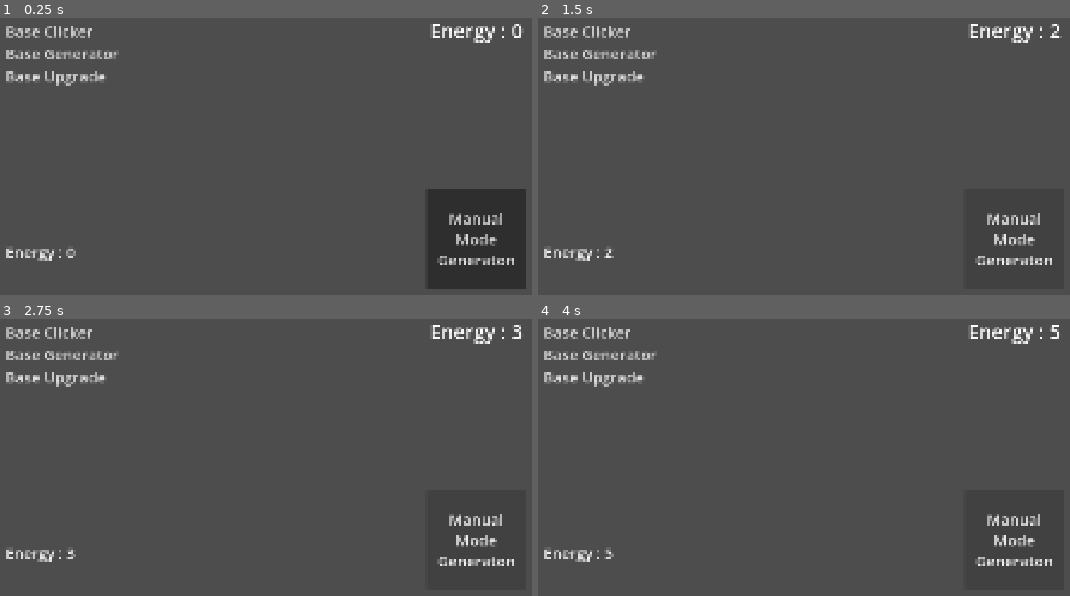
Above: before the commit, frames 1-4 (two rows, left to right).
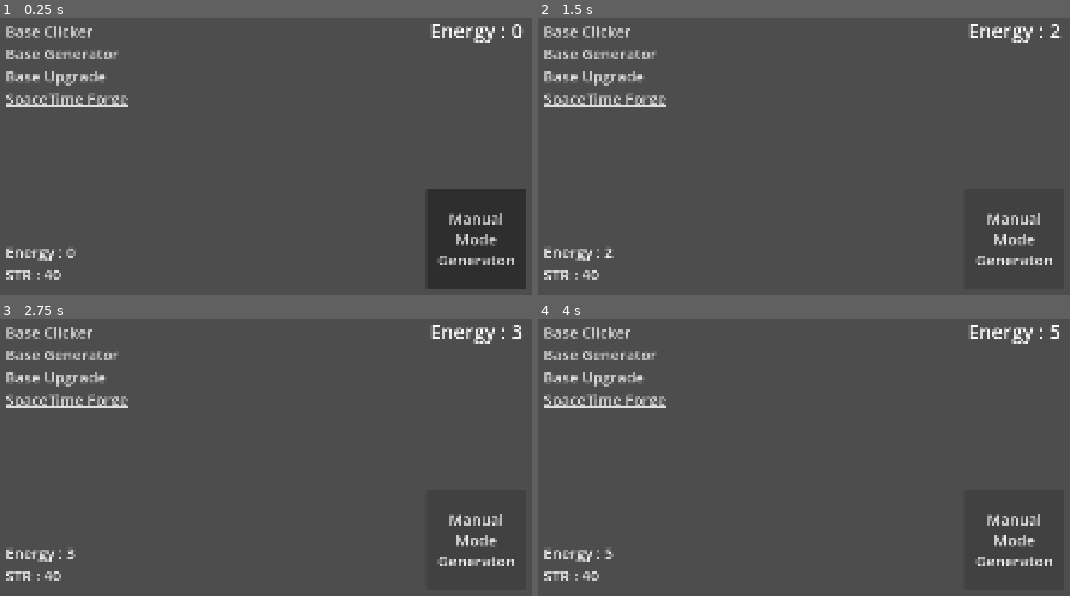
Above: after the commit, the same moments.

Repository: PikSowl/dupe-shenanigans
Game: Godot game, scene res://scenes/Game/game.tscn
The game is run twice, just before and just after one commit, with the same random seed, the same clock (stepped at 60 frames per second) and the same inputs.
Inputs:
- Up to frame 1 (0.25 s): no input
- Up to frame 2 (1.5 s): click "Manual Mode Generaton" at 0.5 s; click "Manual Mode Generaton" at 1.25 s
- Up to frame 3 (2.75 s): click "Manual Mode Generaton" at 2 s
- Up to frame 4 (4 s): tap Enter at 2.75 s; tap Space at 3.5 s

The runs differ from the first frame. In frame 1, 0.8% of the frame differs, in the area x 1-25%, y 27-95%; in frame 2, 0.8%; in frame 3, 0.8%; in frame 4, 0.8%.

Commit message:
Second currency + upgrade

Diff:
--- a/project.godot
+++ b/project.godot
@@ -34,6 +34,7 @@
 [file_customization]
 
 folder_colors={
+"res://addons/": "gray",
 "res://scenes/": "blue",
 "res://scripts/": "teal"
 }
--- a/scenes/Base/base_upgrade.tscn
+++ b/scenes/Base/base_upgrade.tscn
@@ -1,7 +1,7 @@
 [gd_scene format=3 uid="uid://blwihf3rlc7nh"]
 
 [ext_resource type="Script" uid="uid://bpsafw3h56e3p" path="res://scripts/Base/base_upgrade.gd" id="1_rax2o"]
-[ext_resource type="PackedScene" uid="uid://d2kl1iwarfs1s" path="res://scenes/Base/Component/upgrade.tscn" id="2_0h6dq"]
+[ext_resource type="PackedScene" uid="uid://d2kl1iwarfs1s" path="res://scenes/Base/Component/component_upgrade.tscn" id="2_0h6dq"]
 
 [node name="BaseUpgrade" type="Control" unique_id=493355709]
 layout_mode = 3
--- a/scenes/Game/game.tscn
+++ b/scenes/Game/game.tscn
@@ -3,19 +3,34 @@
 [ext_resource type="Script" uid="uid://bxb683ghevd6s" path="res://scripts/Game/game.gd" id="1_fc1p2"]
 [ext_resource type="Script" uid="uid://c3o3iw2801dty" path="res://scripts/Handler/handler_energy.gd" id="1_jm17p"]
 [ext_resource type="PackedScene" uid="uid://cval4tm67eigx" path="res://scenes/UI/ui.tscn" id="2_jm17p"]
+[ext_resource type="Script" uid="uid://du54jsyayfsg0" path="res://scripts/Handler/handler_st_r.gd" id="3_bfxw3"]
+[ext_resource type="Script" uid="uid://b6modcgfg3gqe" path="res://scripts/Handler/handler_st_forge.gd" id="4_7dfdq"]
+[ext_resource type="Script" uid="uid://k0r6j1pgqc5o" path="res://scripts/Handler/handler_coal_plant.gd" id="6_54y65"]
 
 [node name="Game" type="Node" unique_id=50545161]
 script = ExtResource("1_fc1p2")
+scene_ui = ExtResource("2_jm17p")
 
 [node name="Handlers" type="Node" parent="." unique_id=1831691109]
 
 [node name="Energy" type="Node" parent="Handlers" unique_id=685021715]
 script = ExtResource("1_jm17p")
 
+[node name="STR" type="Node" parent="Handlers" unique_id=450605872]
+script = ExtResource("3_bfxw3")
+
+[node name="STForge" type="Node" parent="Handlers" unique_id=160181705]
+script = ExtResource("4_7dfdq")
+
+[node name="CoalPlant" type="Node" parent="Handlers" unique_id=25980376 node_paths=PackedStringArray("timer")]
+script = ExtResource("6_54y65")
+timer = NodePath("Timer")
+
+[node name="Timer" type="Timer" parent="Handlers/CoalPlant" unique_id=654774087]
+
 [node name="SaveTimer" type="Timer" parent="." unique_id=834450181]
 wait_time = 3.0
 autostart = true
 
-[node name="UI" parent="." unique_id=1344497331 instance=ExtResource("2_jm17p")]
-
+[connection signal="timeout" from="Handlers/CoalPlant/Timer" to="Handlers/CoalPlant" method="_on_timer_timeout"]
 [connection signal="timeout" from="SaveTimer" to="." method="_on_save_timer_timeout"]
--- a/scenes/UI/ui.tscn
+++ b/scenes/UI/ui.tscn
@@ -3,8 +3,11 @@
 [ext_resource type="PackedScene" uid="uid://1h3fu2wicc62" path="res://scenes/Base/base_clicker.tscn" id="1_suays"]
 [ext_resource type="Script" uid="uid://b2gutpyifmqyo" path="res://scripts/UI/ui.gd" id="1_yb1mt"]
 [ext_resource type="Script" uid="uid://c31jnb2ke2p17" path="res://scripts/UI/energy_counter.gd" id="2_f54a5"]
+[ext_resource type="Script" uid="uid://bm61rr3si2mq4" path="res://scripts/UI/str_counter.gd" id="3_35jxk"]
 [ext_resource type="PackedScene" uid="uid://ssdjr0bhgla7" path="res://scenes/Base/base_generator.tscn" id="4_7e3k0"]
 [ext_resource type="PackedScene" uid="uid://blwihf3rlc7nh" path="res://scenes/Base/base_upgrade.tscn" id="5_7e3k0"]
+[ext_resource type="PackedScene" uid="uid://c0q5u8ncrd3dr" path="res://scenes/Views/space_time_forge.tscn" id="6_m41qk"]
+[ext_resource type="PackedScene" uid="uid://d2kl1iwarfs1s" path="res://scenes/Base/Component/component_upgrade.tscn" id="8_tpnoy"]
 
 [node name="UI" type="Control" unique_id=1344497331]
 layout_mode = 3
@@ -74,6 +77,11 @@
 theme_override_font_sizes/font_size = 36
 text = "Base Upgrade"
 
+[node name="STFLink" type="LinkButton" parent="HBoxContainer/LeftPanel/VBoxContainer/Navigator/MarginContainer/VBoxContainer" unique_id=73975773]
+layout_mode = 2
+theme_override_font_sizes/font_size = 36
+text = "SpaceTime Forge"
+
 [node name="MarginContainer" type="MarginContainer" parent="HBoxContainer/LeftPanel/VBoxContainer" unique_id=1623340584]
 layout_mode = 2
 theme_override_constants/margin_left = 16
@@ -106,6 +114,12 @@
 text = "Energy: 32"
 script = ExtResource("2_f54a5")
 
+[node name="STRCounter2" type="Label" parent="HBoxContainer/LeftPanel/VBoxContainer/Resources/MarginContainer/VBoxContainer" unique_id=1646596384]
+layout_mode = 2
+theme_override_font_sizes/font_size = 36
+text = "STR: 4"
+script = ExtResource("3_35jxk")
+
 [node name="MarginContainer" type="MarginContainer" parent="HBoxContainer" unique_id=727212147]
 layout_mode = 2
 theme_override_constants/margin_top = 16
@@ -132,6 +146,14 @@
 layout_mode = 1
 ui = NodePath("../../..")
 
+[node name="SpaceTimeForge" parent="HBoxContainer/MainView" unique_id=1738304145 node_paths=PackedStringArray("ui") instance=ExtResource("6_m41qk")]
+visible = false
+layout_mode = 1
+comp_upgrade_scene = ExtResource("8_tpnoy")
+ui = NodePath("../../..")
+view = 3
+
 [connection signal="pressed" from="HBoxContainer/LeftPanel/VBoxContainer/Navigator/MarginContainer/VBoxContainer/BaseClickerLink" to="." method="_on_base_clicker_link_pressed"]
 [connection signal="pressed" from="HBoxContainer/LeftPanel/VBoxContainer/Navigator/MarginContainer/VBoxContainer/BaseGeneratorLink" to="." method="_on_base_generator_link_pressed"]
 [connection signal="pressed" from="HBoxContainer/LeftPanel/VBoxContainer/Navigator/MarginContainer/VBoxContainer/BaseUpgradeLink" to="." method="_on_base_upgrade_link_pressed"]
+[connection signal="pressed" from="HBoxContainer/LeftPanel/VBoxContainer/Navigator/MarginContainer/VBoxContainer/STFLink" to="." method="_on_stf_link_pressed"]
--- /dev/null
+++ b/scenes/Views/space_time_forge.tscn
@@ -0,0 +1,47 @@
+[gd_scene format=3 uid="uid://c0q5u8ncrd3dr"]
+
+[ext_resource type="Script" uid="uid://bdgr2fg1ljjaj" path="res://scripts/Views/space_time_forge.gd" id="1_r22eu"]
+[ext_resource type="PackedScene" uid="uid://d2kl1iwarfs1s" path="res://scenes/Base/Component/component_upgrade.tscn" id="2_drj1b"]
+
+[node name="SpaceTimeRip" type="Control" unique_id=1738304145 node_paths=PackedStringArray("stf_area")]
+layout_mode = 3
+anchors_preset = 15
+anchor_right = 1.0
+anchor_bottom = 1.0
+grow_horizontal = 2
+grow_vertical = 2
+script = ExtResource("1_r22eu")
+stf_area = NodePath("MarginContainer/VBoxContainer/STForge")
+comp_upgrade_scene = ExtResource("2_drj1b")
+
+[node name="MarginContainer" type="MarginContainer" parent="." unique_id=1823389307]
+layout_mode = 1
+anchors_preset = 15
+anchor_right = 1.0
+anchor_bottom = 1.0
+grow_horizontal = 2
+grow_vertical = 2
+theme_override_constants/margin_left = 32
+theme_override_constants/margin_top = 32
+theme_override_constants/margin_right = 32
+theme_override_constants/margin_bottom = 32
+
+[node name="VBoxContainer" type="VBoxContainer" parent="MarginContainer" unique_id=2136880938]
+layout_mode = 2
+theme_override_constants/separation = 8
+
+[node name="Header" type="Label" parent="MarginContainer/VBoxContainer" unique_id=1311724106]
+layout_mode = 2
+theme_override_font_sizes/font_size = 36
+text = "SpaceTimeRip Forge"
+
+[node name="MarginContainer" type="MarginContainer" parent="MarginContainer/VBoxContainer" unique_id=27794428]
+layout_mode = 2
+theme_override_constants/margin_left = 16
+theme_override_constants/margin_right = 16
+
+[node name="HSeparator" type="HSeparator" parent="MarginContainer/VBoxContainer/MarginContainer" unique_id=217300342]
+layout_mode = 2
+
+[node name="STForge" type="VBoxContainer" parent="MarginContainer/VBoxContainer" unique_id=887749026]
+layout_mode = 2
--- a/scripts/abstracts/upgrade.gd
+++ b/scripts/Abstract/upgrade.gd
@@ -9,6 +9,8 @@
 
 ## How many already bought
 var amount : int = -1
+## Is it forged
+var is_forged : bool = false
 ## Name of upgrade
 var title : String = "Click Upgrade"
 ## What it does
@@ -35,6 +37,6 @@
 func is_afordable() -> bool:
 	return false
 
-
+## Virtual class, must be overwritten.[br]
 func buy_one() -> void:
 	printerr("buy_one() method not defined")
--- a/scripts/Base/Component/component_upgrade.gd
+++ b/scripts/Base/Component/component_upgrade.gd
@@ -13,7 +13,8 @@
 
 
 func  _ready() -> void:
-	upgrade = UpClick1.new()
+	if not upgrade:
+		upgrade = UpClick1.new()
 
 	update_label_title()
 	update_label_description()
--- a/scripts/Base/Component/up_click1.gd
+++ b/scripts/Base/Component/up_click1.gd
@@ -9,7 +9,6 @@
 	base_cost = 5
 	calculate_cost()
 	description = get_description()
-
 
 
 ## Returns upgrade description and cost
@@ -32,6 +31,7 @@
 
 	return false
 
+
 func buy_one() -> void:
 	if not HandlerEnergy.ref.consume_energy(cost):
 		amount += 1
--- /dev/null
+++ b/scripts/Forge/stf_1_coal_plant.gd
@@ -0,0 +1,46 @@
+class_name STF1CoalPlant
+extends Upgrade
+## Unlocks Coal Plant - passive energy generator.
+
+
+func _init() -> void:
+	is_forged = Game.ref.data.stf.stf_1_forged
+	amount = 0
+	title = "Coal Plant"
+	base_cost = 3
+	calculate_cost()
+	description = get_description()
+
+
+## Returns upgrade description and cost
+func get_description() -> String:
+	var desc : String = "Your first passive source of energy."
+	desc += "\nEffects : +1 energy/s"
+	desc += "\nCost in STR: %s" %cost
+
+	return desc
+
+
+## Returns how much for this one
+func calculate_cost() -> void:
+	cost = base_cost
+
+
+func is_afordable() -> bool:
+	if is_forged:
+		return false
+
+	if HandlerSTR.ref.st_r() >= cost:
+		return true
+
+	return false
+
+
+func buy_one() -> void:
+	if not HandlerSTR.ref.consume_st_r(cost):
+		is_forged = true
+		amount+=1
+		Game.ref.data.stf.stf_1_forged = is_forged
+
+		bought.emit()
+		HandlerSTForge.ref.get_forged.emit(self)
--- a/scripts/Game/data.gd
+++ b/scripts/Game/data.gd
@@ -1,7 +1,12 @@
 class_name Data
 extends Resource
-##Contain data to save and load
+## Contain data to save and load
 
 @export var energy : int = 0
 
+@export var st_r : int = 40
+
 @export var up_c_1_amount : int = 0
+
+## All STForge items
+@export var stf : DataSTF = DataSTF.new()
--- /dev/null
+++ b/scripts/Game/data_stf.gd
@@ -0,0 +1,5 @@
+class_name DataSTF
+extends Resource
+## Contain data of STF to save and load
+
+@export var stf_1_forged : bool = false
--- a/scripts/Game/game.gd
+++ b/scripts/Game/game.gd
@@ -14,6 +14,10 @@
 
 	queue_free()
 
+
+
+@export var scene_ui : PackedScene
+
 ## Contains data to save and load
 var data : Data
 
@@ -25,5 +29,9 @@
 	SaveSystem.load_data()
 
 
+func _ready() -> void:
+	var node_ui : UI = scene_ui.instantiate() as UI
+	add_child(node_ui)
+
 func _on_save_timer_timeout() -> void:
 	SaveSystem.save_data()
--- a/scripts/Game/save.gd
+++ b/scripts/Game/save_system.gd
@@ -4,7 +4,7 @@
 ## Path to the save file
 const PATH : String = "user://save.tres"
 ## Do we want to load the game
-const SHOULD_LOAD : bool = true
+const SHOULD_LOAD : bool = false
 
 
 # Saves Game.ref.data to file
--- /dev/null
+++ b/scripts/Handler/handler_coal_plant.gd
@@ -0,0 +1,39 @@
+class_name HandlerCoalPlant
+extends Node
+## Passivly generates Energy every second.
+
+## Singleton reference
+static var ref : HandlerCoalPlant
+
+
+## Singleton check
+func _enter_tree() -> void:
+	if not ref:
+		ref = self
+		return
+
+	queue_free()
+
+
+## Timer to regulate generation speed
+@export var timer : Timer
+
+
+func _ready() -> void:
+	if Game.ref.data.stf.stf_1_forged:
+		timer.start()
+		return
+
+	HandlerSTForge.ref.get_forged.connect(watch_for_stf_get_forged)
+
+
+## Wait for CoalPlant to be purchased
+func watch_for_stf_get_forged(upgrade : Upgrade) -> void:
+	if upgrade == HandlerSTForge.ref.stf_1_coal_plant:
+		timer.start()
+		HandlerSTForge.ref.get_forged.disconnect(watch_for_stf_get_forged)
+
+
+## Every second when bought
+func _on_timer_timeout() -> void:
+	HandlerEnergy.ref.create_energy(1)
--- /dev/null
+++ b/scripts/Handler/handler_st_forge.gd
@@ -0,0 +1,28 @@
+class_name HandlerSTForge
+extends Node
+## Manage ST forge, aka STR upgrades.
+
+## Singleton reference
+static var ref : HandlerSTForge
+
+
+## Singleton check
+func _enter_tree() -> void:
+	if not ref:
+		ref = self
+		return
+
+	queue_free()
+
+
+signal get_forged(upgrade : Upgrade)
+
+
+@onready var stf_1_coal_plant : STF1CoalPlant = STF1CoalPlant.new()
+
+
+## Returns all STForge items
+func get_all_forge_items() -> Array[Upgrade]:
+	return [
+		stf_1_coal_plant,
+	]
--- /dev/null
+++ b/scripts/Handler/handler_st_r.gd
@@ -0,0 +1,43 @@
+class_name HandlerSTR
+extends Node
+## Manage STR and STR signals.
+
+
+## Singleton reference
+static var ref : HandlerSTR
+
+
+## Singleton check
+func _enter_tree() -> void:
+	if not ref:
+		ref = self
+		return
+
+	queue_free()
+
+
+signal st_r_created(quantity : int)
+
+signal st_r_consumed(quantity : int)
+
+
+## Return curent stored STR
+func st_r() -> int:
+	return Game.ref.data.st_r
+
+
+## Add some quantity of STR to stored
+func create_st_r(quantity : int) -> void:
+	Game.ref.data.st_r += quantity
+	st_r_created.emit(quantity)
+
+
+## Try to consume some quantity of STR from stored
+func consume_st_r(quantity : int) -> Error:
+	if quantity > Game.ref.data.st_r:
+		return Error.FAILED
+
+	Game.ref.data.st_r -= quantity
+	st_r_consumed.emit(quantity)
+
+	return Error.OK
--- /dev/null
+++ b/scripts/UI/str_counter.gd
@@ -0,0 +1,14 @@
+class_name STRCounter
+extends Label
+## Displays the curent amount of stored STR.
+
+## Conecting signals
+func _ready() -> void:
+	update_text(0)
+	HandlerSTR.ref.st_r_created.connect(update_text)
+	HandlerSTR.ref.st_r_consumed.connect(update_text)
+
+
+## Updates the text to show curent stored STR
+func update_text(_quantity : int = -1) -> void:
+	set_text("STR : %s" % Game.ref.data.st_r)
--- a/scripts/UI/ui.gd
+++ b/scripts/UI/ui.gd
@@ -7,6 +7,7 @@
 	BASE_CLICKER,
 	BASE_GENERATOR,
 	BASE_UPGRADE,
+	SPACETIME_FORGE
 }
 
 signal navigation_requested(view : Views)
@@ -22,3 +23,7 @@
 
 func _on_base_upgrade_link_pressed() -> void:
 	navigation_requested.emit(Views.BASE_UPGRADE)
+
+
+func _on_stf_link_pressed() -> void:
+	navigation_requested.emit(Views.SPACETIME_FORGE)
--- /dev/null
+++ b/scripts/Views/space_time_forge.gd
@@ -0,0 +1,26 @@
+class_name SpaceTimeForge
+extends View
+## View displaying upgrades forged from STR
+
+@export var stf_area : Control
+
+@export var comp_upgrade_scene : PackedScene
+
+func _ready() -> void:
+	super()
+	visible = false
+	initialize_forge()
+
+
+func initialize_forge() -> void:
+	var items : Array[Upgrade] = HandlerSTForge.ref.get_all_forge_items()
+
+	if items.size() < 1:
+		return
+
+	for item : Upgrade in items:
+		var item_node : ComponentUpgrade = comp_upgrade_scene.instantiate() as ComponentUpgrade
+
+		item_node.upgrade = item
+
+		stf_area.add_child(item_node)
Renamed: scenes/Base/Component/upgrade.tscn -> scenes/Base/Component/component_upgrade.tscn
Renamed: scripts/abstracts/upgrade.gd.uid -> scripts/Abstract/upgrade.gd.uid
Renamed: scripts/abstracts/view.gd -> scripts/Abstract/view.gd
Renamed: scripts/abstracts/view.gd.uid -> scripts/Abstract/view.gd.uid
Not shown, added: scripts/Forge/stf_1_coal_plant.gd.uid
Not shown, added: scripts/Game/data_stf.gd.uid
Renamed: scripts/Game/save.gd.uid -> scripts/Game/save_system.gd.uid
Not shown, added: scripts/Handler/handler_coal_plant.gd.uid
Not shown, added: scripts/Handler/handler_st_forge.gd.uid
Not shown, added: scripts/Handler/handler_st_r.gd.uid
Not shown, added: scripts/UI/str_counter.gd.uid
Not shown, added: scripts/Views/space_time_forge.gd.uid
